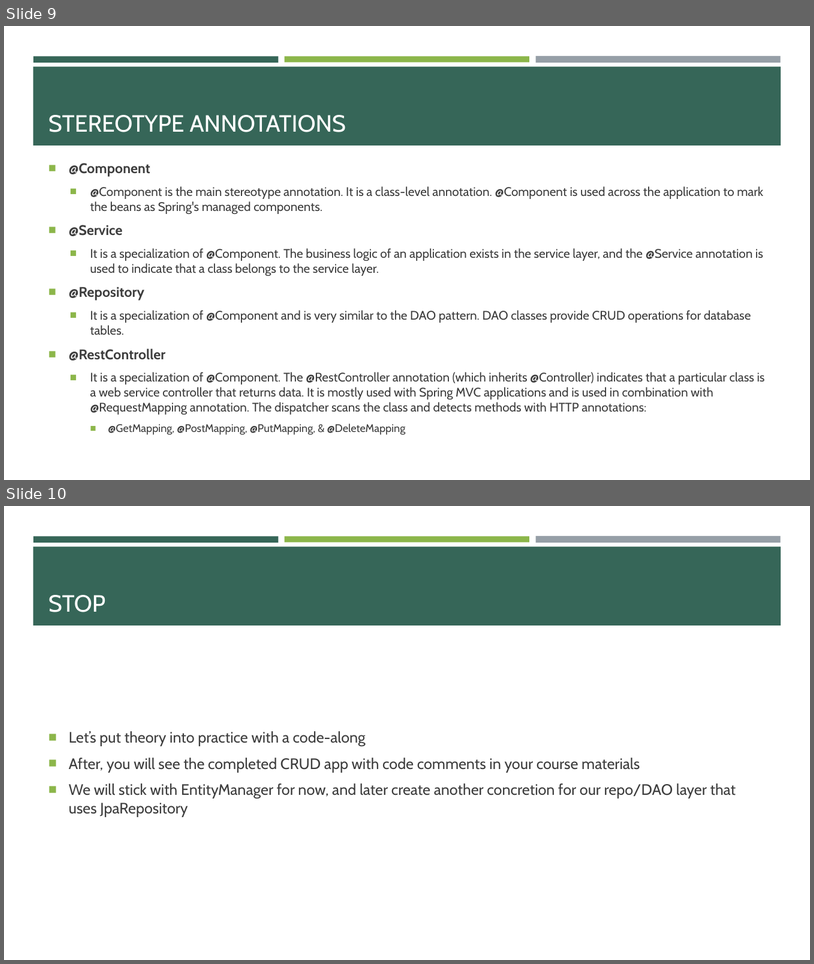
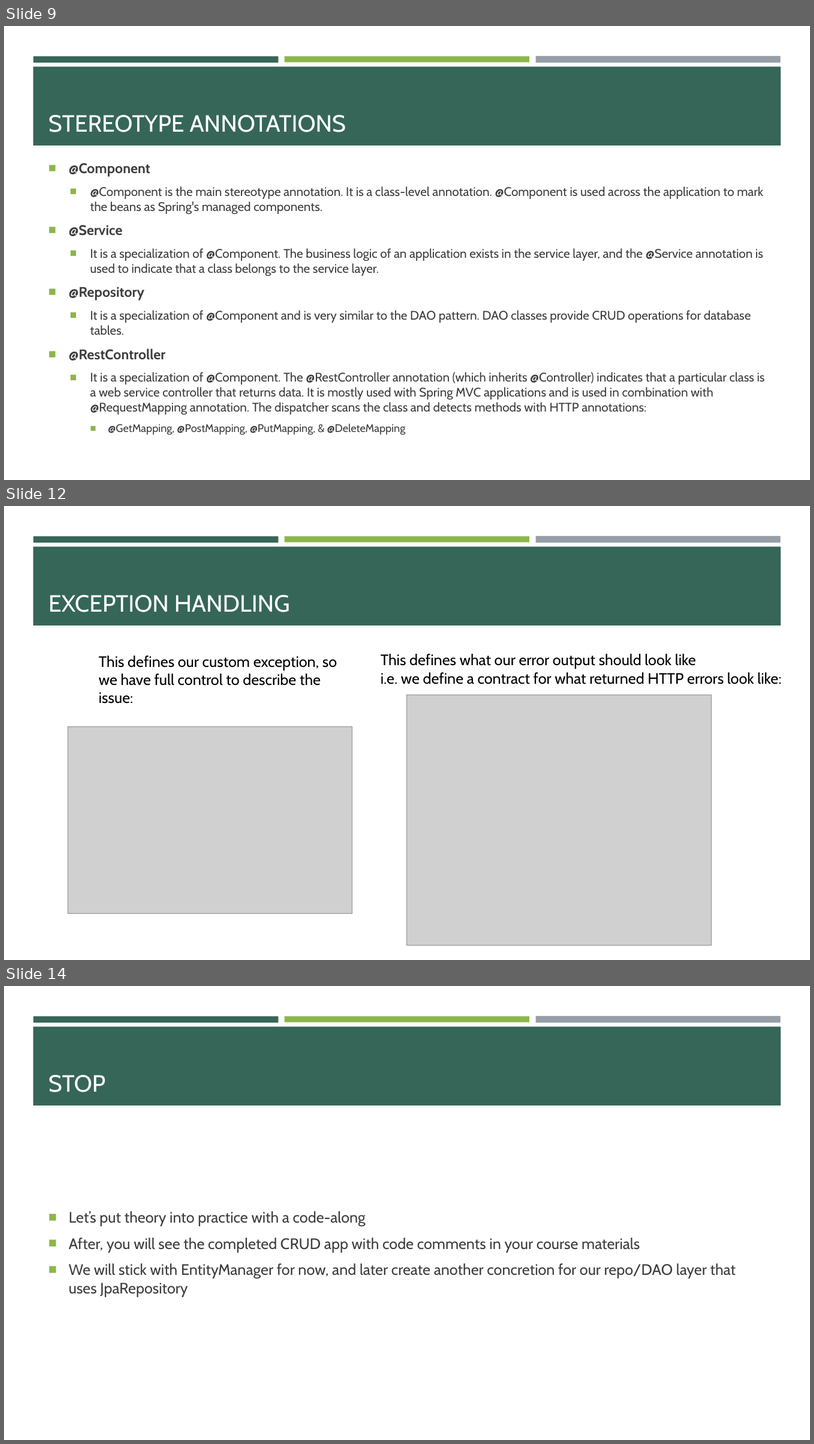
Before and after one commit to e-m-wilson/java-fs, a slide deck: Week_6/02_Hibernate_JPA_&_REST.pptx. Shown one above the other, each under a label of ours: slides 9 and 10 before the commit, slides 9, 12 and 14 after it; the slides between them are not shown. The pictures are 814x964 and 814x1444 pixels, drawn with LibreOffice and Linux fonts; fonts in the diff are those of the drawing; grey boxes stand for pictures. Boxes give left, top, right and bottom in pixels: in the first picture for what was removed or moved away, otherwise in the second. Text is boxed around its words. In the diff, an @@ line names an element or a change of style, - is before the commit and + after.

```diff
--- a/Week_6/02_Hibernate_JPA_&_REST.pptx
+++ b/Week_6/02_Hibernate_JPA_&_REST.pptx
@@ slide 12 added at bbox=[4, 506, 810, 960], background #FFFFFF; not listed: 4 template elements that a slide beside it also shows @@
@@ title added at bbox=[48, 595, 290, 612], 28 pt, text #FFFFFF @@
+EXCEPTION HANDLING
@@ text added at bbox=[99, 655, 337, 703], 18 pt, text #000000 @@
+This defines our custom exception, so we have full control to describe the issue:
@@ text added at bbox=[381, 654, 782, 684], 18 pt, text #000000 @@
+This defines what our error output should look like
+i.e. we define a contract for what returned HTTP errors look like:
@@ picture added at bbox=[408, 695, 712, 945] @@
@@ picture added at bbox=[68, 727, 353, 913] @@
@@ what was slide 10 is now slide 14 @@
```
Also in this commit, not shown: 3 other slides added, 11 other files.
